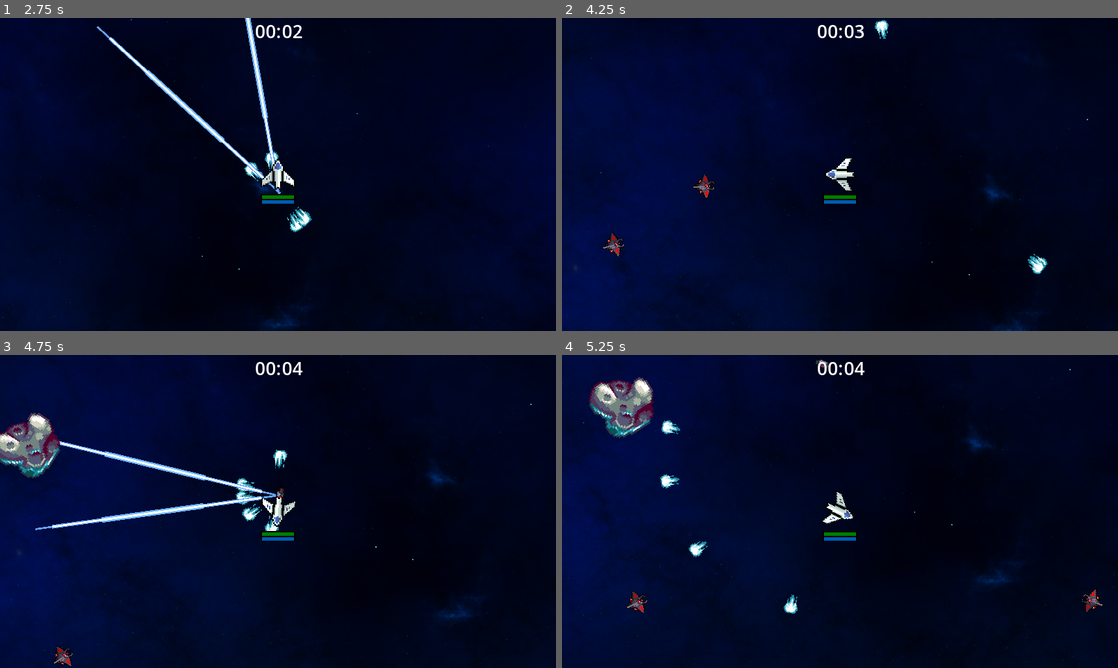
Above: before the commit, frames 1-4 (two rows, left to right).
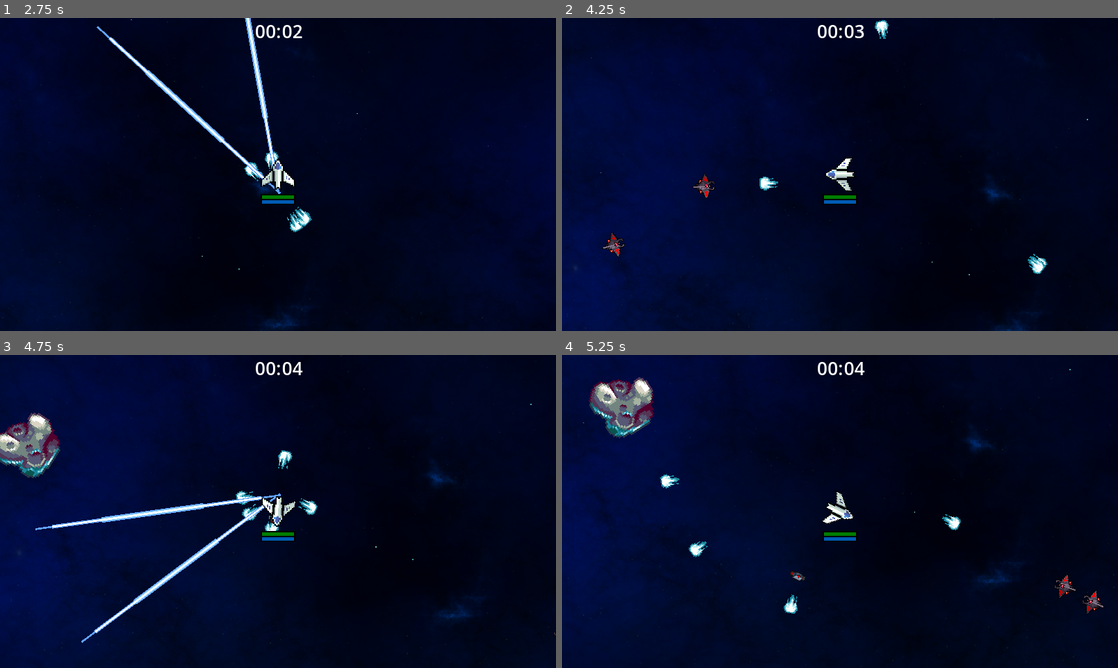
Above: after the commit, the same moments.

Repository: nathanchevenard/GodotSurvivor
Game: Godot game, scene res://Scenes/Settings/Settings.tscn
Two runs of this game, one before a commit and one after it. Both use one fixed random seed, a clock stepped at 60 frames per second and the inputs below.
Inputs (mouse positions are in pixels of both pictures, inside the frame that each line leads up to):
- Up to frame 1 (2.75 s): click "Play" at 0.5 s; tap Enter at 1.25 s; move the mouse to (250, 237) at 1.27 s; press the mouse at (250, 237) at 1.28 s; hold Up (move_up) from 1.28 s (still down); move the mouse to (444, 221) at 2.02 s; release the mouse at (444, 221) at 2.03 s; click (444, 221) at 2.1 s
- Up to frame 2 (4.25 s): move the mouse to (673, 127) at 2.77 s; release Up (move_up) at 2.78 s; press the mouse at (673, 127) at 2.78 s; hold Left (move_left) from 2.78 s (still down); move the mouse to (867, 174) at 3.52 s; release the mouse at (867, 174) at 3.53 s; click (867, 174) at 3.6 s
- Up to frame 3 (4.75 s): move the mouse to (194, 433) at 4.27 s; release Left (move_left) at 4.28 s; press the mouse at (194, 433) at 4.28 s; hold Down (move_down) from 4.28 s (still down)
- Up to frame 4 (5.25 s): move the mouse to (962, 495) at 5.02 s; release Down (move_down) at 5.03 s; release the mouse at (962, 495) at 5.03 s; hold Right (move_right) from 5.03 s (still down); click (962, 495) at 5.1 s

Frame 1 is identical in both runs. In frame 2, 0.1% of the frame differs, in the area x 35-88%, y 50-79%; in frame 3, 1.6%, in the area x 9-100%, y 27-100%; in frame 4, 0.7%.

Commit message:
Added a maximum cap to enemy spawns

Diff:
--- a/Scenes/Asteroid/Asteroid.tscn
+++ b/Scenes/Asteroid/Asteroid.tscn
@@ -34,12 +34,12 @@
 radius = 15.0333
 
 [node name="Asteroid" type="CharacterBody2D" groups=["Obstacle"]]
-scale = Vector2(1.07612, 1.07612)
+scale = Vector2(1.62188, 1.62188)
 collision_layer = 8
 collision_mask = 3
 script = ExtResource("1_1nkik")
 size = 2
-direction = Vector2(0.981614, 0.190875)
+direction = Vector2(0.988443, 0.15159)
 asteroid_size_array = Array[ExtResource("2_papve")]([SubResource("Resource_ev82s"), SubResource("Resource_v5go4"), SubResource("Resource_8hw04")])
 
 [node name="Sprite2D" type="Sprite2D" parent="."]
--- a/Scenes/Enemy/Broodling.tscn
+++ b/Scenes/Enemy/Broodling.tscn
@@ -3,8 +3,7 @@
 [ext_resource type="Script" path="res://Scripts/Character/Enemy/Enemy.gd" id="1_q31j1"]
 [ext_resource type="Texture2D" uid="uid://mr1ai7nel24y" path="res://Sprites/Ship/BaseEnemy2.png" id="2_n2anr"]
 
-[sub_resource type="CircleShape2D" id="CircleShape2D_ajf76"]
-radius = 8.71428
+[sub_resource type="CircleShape2D" id="CircleShape2D_nkmkb"]
 
 [sub_resource type="CircleShape2D" id="CircleShape2D_gcmls"]
 radius = 11.5714
@@ -23,7 +22,7 @@
 
 [node name="CollisionShape2D" type="CollisionShape2D" parent="."]
 position = Vector2(-3, 0)
-shape = SubResource("CircleShape2D_ajf76")
+shape = SubResource("CircleShape2D_nkmkb")
 debug_color = Color(0.913725, 0, 0.0470588, 0.419608)
 
 [node name="Area2D" type="Area2D" parent="."]
--- a/Scenes/Level/Level.tscn
+++ b/Scenes/Level/Level.tscn
@@ -20,10 +20,11 @@
 direction_random_variation = 15.0
 enemy_incrementation_threshold = 25
 enemy_spawn_number = 2
+enemy_max_number = 250
 
 [node name="DebugOptions" type="Node" parent="."]
 script = ExtResource("10_2qfsf")
-player_immortal = true
+enemies_spawn_number = 2
 
 [node name="Player" parent="." instance=ExtResource("1_tqgfm")]
 
--- a/Scripts/Character/Enemy/Enemy.gd
+++ b/Scripts/Character/Enemy/Enemy.gd
@@ -2,24 +2,34 @@
 class_name Enemy
 
 @export var attack : int = 10
-@export var cooldown : float = 1.0
+@export var attack_cooldown : float = 1.0
 
 var characters_in_range : Array[Character] = []
-var current_cooldown : float = 0.0
+var current_attack_cooldown : float = 0.0
+
+var update_closest_player_cooldown : float = 3.0
+var current_update_closest_player_cooldown : float = 0.0
+var closest_player : Player
 
 func _init():
 	Level.instance.enemies.append(self)
 
+	current_update_closest_player_cooldown = update_closest_player_cooldown
+
 
 # Called every frame. 'delta' is the elapsed time since the previous frame.
 func _physics_process(delta):
-	var player = get_closest_entity(target_groups)
+	current_update_closest_player_cooldown += delta
 
-	if player == null:
+	if current_update_closest_player_cooldown >= update_closest_player_cooldown:
+		current_update_closest_player_cooldown = 0.0
+		closest_player = get_closest_entity(target_groups) as Player
+
+	if closest_player == null:
 		push_warning("No player found for Enemy.")
 		return
 
-	current_direction = player.global_position - global_position
+	current_direction = closest_player.global_position - global_position
 
 	super(delta)
 
@@ -27,11 +37,11 @@
 
 
 func update_attack(delta: float):
-	if current_cooldown < cooldown:
-		current_cooldown += delta
+	if current_attack_cooldown < attack_cooldown:
+		current_attack_cooldown += delta
 
-	if current_cooldown >= cooldown && characters_in_range.size() > 0:
-		current_cooldown = 0
+	if current_attack_cooldown >= attack_cooldown && characters_in_range.size() > 0:
+		current_attack_cooldown = 0
 		characters_in_range[0].take_damage(attack)
 
 
--- a/Scripts/Level/Level.gd
+++ b/Scripts/Level/Level.gd
@@ -22,6 +22,7 @@
 @export var enemy_incrementation_threshold : int = 10
 @export var current_enemy_incrementation : int = 0
 @export var enemy_spawn_number : int = 1
+@export var enemy_max_number : int = 300
 
 var asteroids : Array[Asteroid]
 var enemies : Array[Enemy]
@@ -68,6 +69,8 @@
 
 	for i in range(enemy_spawn_number):
 		for player : Player in players:
+			if enemies.size() >= enemy_max_number:
+				return
 			spawn_scene_around_position(enemy_scene, player.global_position)
 
 	current_enemy_incrementation += 1
--- a/Scripts/Utility/DebugOptions.gd
+++ b/Scripts/Utility/DebugOptions.gd
@@ -5,6 +5,7 @@
 @export var player_toggle_weapons : bool = true
 @export var toggle_asteroids : bool = true
 @export var toggle_enemies : bool = true
+@export var enemies_spawn_number : int = -1
 
 var players : Array[Player]
 
@@ -17,10 +18,14 @@
 		for player in players:
 			player.is_immortal = true
 
-	print(Level.instance)
-
 	if toggle_asteroids == false:
 		Level.instance.toggle_asteroids = false
 
 	if toggle_enemies == false:
 		Level.instance.toggle_enemies = false
+
+	if enemies_spawn_number > 0:
+		Level.instance.enemy_spawn_number = enemies_spawn_number
+
+func _process(delta):
+	print("FPS: " + str(Engine.get_frames_per_second()))
Not shown, changed: export_presets.cfg
